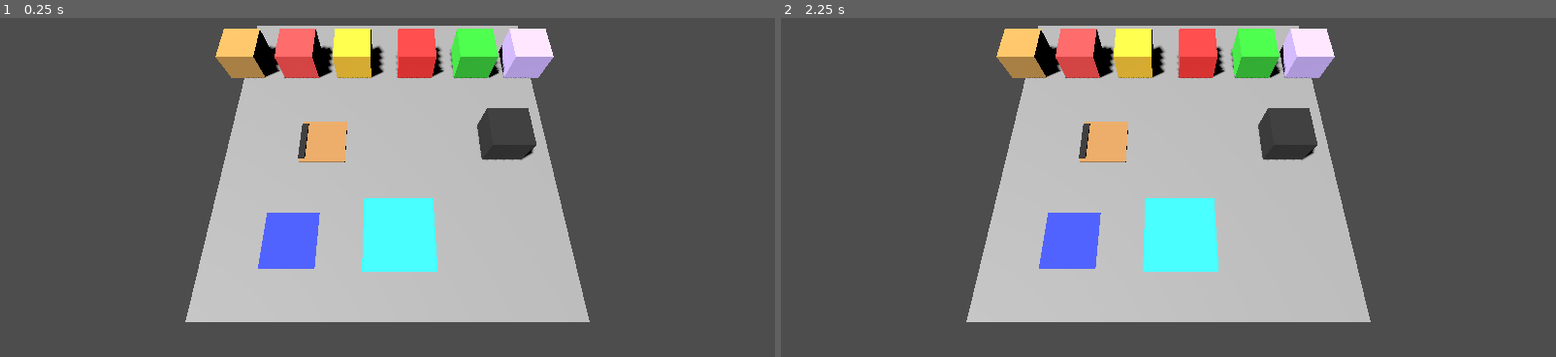
Above: before the commit, frames 1-2 (left to right).
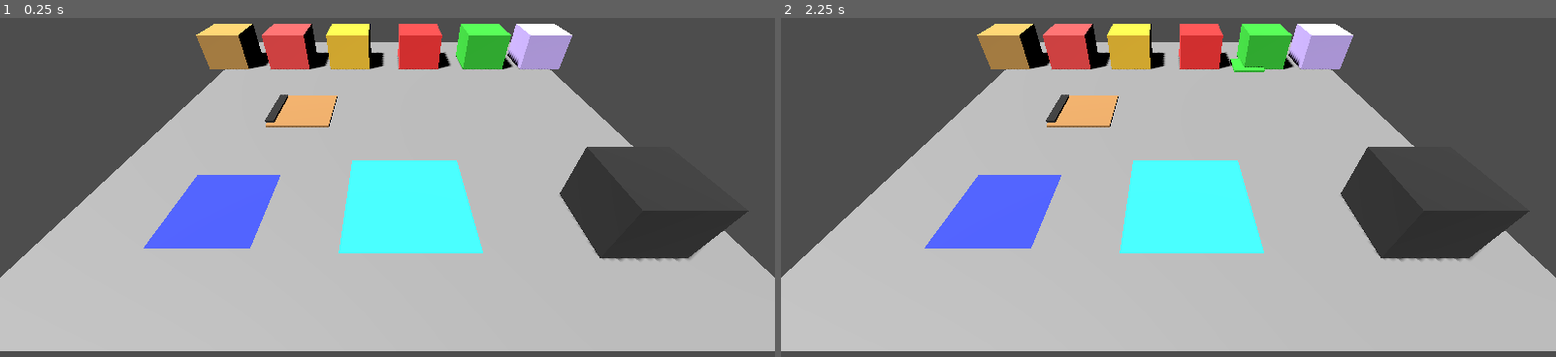
Above: after the commit, the same moments.

Repository: arthur-mdn/Godot-Burger-Maker
Game: Godot game, scene res://Scenes/main.tscn
The game is run twice, just before and just after one commit, with the same random seed, the same clock (stepped at 60 frames per second) and the same inputs.
Inputs (mouse positions are in pixels of both pictures, inside the frame that each line leads up to):
- Up to frame 1 (0.25 s): no input
- Up to frame 2 (2.25 s): tap Enter at 0.5, 2 s; move the mouse to (1339, 140) at 0.52 s; click (1339, 140) at 0.67 s; tap Space at 1.25 s; move the mouse to (1013, 184) at 1.27 s; click (1013, 184) at 1.42 s; move the mouse to (1246, 65) at 2.02 s; click (1246, 65) at 2.17 s

The runs differ from the first frame. In frame 1, 45% of the frame differs, in the area x 0-100%, y 1-99%; in frame 2, 45%.

Commit message:
Review merge logic

Diff:
--- a/Scenes/main.tscn
+++ b/Scenes/main.tscn
@@ -14,7 +14,7 @@
 script = ExtResource("1_bo1nx")
 
 [node name="Camera3D" type="Camera3D" parent="." unique_id=598334780]
-transform = Transform3D(-4.0461565e-08, -0.9220862, 0.38698462, -1.653925e-08, 0.38698462, 0.9220862, -1, 3.090862e-08, -3.090862e-08, 4.0711193, 8, 0)
+transform = Transform3D(-4.3589253e-08, -0.6523101, 0.7579523, 3.2652425e-09, 0.7579523, 0.6523101, -1, 3.0908605e-08, -3.0908623e-08, 5.985379, 3.5150232, 0)
 current = true
 
 [node name="Light" type="DirectionalLight3D" parent="." unique_id=1074441236]
@@ -58,8 +58,8 @@
 transform = Transform3D(1, 0, 0, 0, 1, 0, 0, 0, 1, -3.1184683, 0, -4.6752715)
 item_type = 5
 
-[node name="Trash" parent="." instance=ExtResource("6_trash")]
-transform = Transform3D(1, 0, 0, 0, 1, 0, 0, 0, 1, 0, 0, -3.5)
+[node name="Trash" parent="." unique_id=1024929892 instance=ExtResource("6_trash")]
+transform = Transform3D(1, 0, 0, 0, 1, 0, 0, 0, 1, 3.301402, 0, -3.5)
 
-[node name="CuttingBoard" parent="." instance=ExtResource("7_cb")]
-transform = Transform3D(1, 0, 0, 0, 1, 0, 0, 0, 1, 0, 0, 2.0)
+[node name="CuttingBoard" parent="." unique_id=1178119326 instance=ExtResource("7_cb")]
+transform = Transform3D(1, 0, 0, 0, 1, 0, 0, 0, 1, 0, 0, 2)
--- a/Scripts/cooking_station.gd
+++ b/Scripts/cooking_station.gd
@@ -31,9 +31,8 @@
 
 		await get_tree().create_timer(3).timeout
 
-		if id != item.cooking_id or item.current_slot != self:
+		if not is_instance_valid(item) or id != item.cooking_id or item.current_slot != self:
 			return
-
 		item.cook_state = item.CookState.BURNT
 		item.visual_cook_state = item.CookState.BURNT
 		item.rebuild_visual()
@@ -47,9 +46,8 @@
 
 	await get_tree().create_timer(5).timeout
 
-	if id != item.cooking_id or item.current_slot != self:
+	if not is_instance_valid(item) or id != item.cooking_id or item.current_slot != self:
 		return
-
 	item.cook_state = item.CookState.COOKED
 	item.visual_cook_state = item.CookState.COOKED
 	item.rebuild_visual()
@@ -57,9 +55,8 @@
 
 	await get_tree().create_timer(3).timeout
 
-	if id != item.cooking_id or item.current_slot != self:
+	if not is_instance_valid(item) or id != item.cooking_id or item.current_slot != self:
 		return
-
 	item.cook_state = item.CookState.BURNT
 	item.visual_cook_state = item.CookState.BURNT
 	item.rebuild_visual()
--- a/Scripts/item.gd
+++ b/Scripts/item.gd
@@ -17,6 +17,9 @@
 var cooking_id = 0
 var is_chopped: bool = false
 
+# Stocke le visual_cook_state du steak mergé pour pouvoir le restituer
+var steak_visual_state = CookState.COOKED
+
 func _ready():
 	add_to_group("item")
 	area.input_event.connect(_on_input_event)
@@ -24,6 +27,7 @@
 	if type == ItemType.STEAK:
 		cook_state = CookState.RAW
 		visual_cook_state = CookState.RAW
+		steak_visual_state = CookState.RAW
 	rebuild_visual()
 
 func _on_input_event(_camera, event, _position, _normal, _shape_idx):
@@ -32,43 +36,75 @@
 	and event.button_index == MOUSE_BUTTON_LEFT:
 		emit_signal("clicked", self)
 
+# ── Règles de merge ───────────────────────────────────────────────────────────
+
+func _is_ready_to_use(item) -> bool:
+	match item.type:
+		ItemType.STEAK:
+			return item.cook_state == CookState.COOKED
+		ItemType.TOMATO, ItemType.ONION:
+			return item.is_chopped
+		_:
+			return true
+
+func _bun_count() -> int:
+	var n = 0
+	for t in stack:
+		if t == ItemType.BUN:
+			n += 1
+	return n
+
 func can_merge(other) -> bool:
-	if is_complete():
+	if not _is_ready_to_use(other):
+		print("MERGE : item non préparé")
 		return false
 
-	var last = stack.back()
-
-	match last:
-		ItemType.BUN:
-			if stack.size() == 1:
-				return other.type == ItemType.STEAK and other.cook_state == CookState.COOKED
+	if other.type == ItemType.BUN:
+		if _bun_count() >= 2:
+			return false
+		if _bun_count() == 1 and not (ItemType.STEAK in stack):
+			return false
+	else:
+		if other.type in stack:
+			print("MERGE : doublon ", other.type)
 			return false
 
-		ItemType.STEAK:
-			if other.type == ItemType.STEAK:
-				return false
-			# TOMATO et ONION doivent être coupés
-			if other.type == ItemType.TOMATO or other.type == ItemType.ONION:
-				return other.is_chopped
-			return true
-
-		ItemType.CHEESE, ItemType.TOMATO, ItemType.SALAD, ItemType.ONION:
-			if other.type == ItemType.STEAK:
-				return false
-			if other.type == ItemType.TOMATO or other.type == ItemType.ONION:
-				return other.is_chopped
-			return true
-
-	return false
+	return true
 
 func merge(other):
-	for t in other.stack:
-		stack.append(t)
+	var t = other.type
+
+	# Récupère le visual_cook_state du steak avant queue_free
+	if t == ItemType.STEAK:
+		steak_visual_state = other.visual_cook_state
+
+	var insert_idx: int
+	match t:
+		ItemType.BUN:
+			if _bun_count() == 0:
+				insert_idx = 0
+			else:
+				insert_idx = stack.size()
+		ItemType.STEAK:
+			if stack.size() > 0 and stack[0] == ItemType.BUN:
+				insert_idx = 1
+			else:
+				insert_idx = 0
+		_:
+			if stack.size() > 0 and stack.back() == ItemType.BUN:
+				insert_idx = stack.size() - 1
+			else:
+				insert_idx = stack.size()
+
+	stack.insert(insert_idx, t)
 	other.queue_free()
 	rebuild_visual()
+
 	print("STACK :", stack)
 	if is_complete():
 		print("✅ BURGER COMPLET !")
+
+# ── Visual ────────────────────────────────────────────────────────────────────
 
 func rebuild_visual():
 	for child in stack_root.get_children():
@@ -88,11 +124,14 @@
 			ItemType.STEAK:
 				mesh.mesh = BoxMesh.new()
 				mesh.scale = Vector3(0.9, 0.2, 0.9)
-				match visual_cook_state:
+				# Utilise steak_visual_state : valide que le steak soit standalone ou mergé
+				var s = visual_cook_state if type == ItemType.STEAK else steak_visual_state
+				match s:
 					CookState.RAW:     mesh.material_override = _mat(Color(1.0, 0.3, 0.3))
 					CookState.COOKING: mesh.material_override = _mat(Color(0.9, 0.25, 0.05))
 					CookState.COOKED:  mesh.material_override = _mat(Color(0.4, 0.2, 0.1))
 					CookState.BURNT:   mesh.material_override = _mat(Color(0.1, 0.1, 0.1))
+					_:                 mesh.material_override = _mat(Color(0.4, 0.2, 0.1))
 
 			ItemType.CHEESE:
 				mesh.mesh = BoxMesh.new()
@@ -101,7 +140,6 @@
 
 			ItemType.TOMATO:
 				mesh.mesh = BoxMesh.new()
-				# Coupée : plus mince et rouge vif
 				mesh.scale = Vector3(0.9, 0.06 if is_chopped else 0.12, 0.9)
 				mesh.material_override = _mat(Color(1.0, 0.1, 0.1) if is_chopped else Color(1.0, 0.2, 0.2))
 
@@ -112,7 +150,6 @@
 
 			ItemType.ONION:
 				mesh.mesh = BoxMesh.new()
-				# Coupé : plus mince et violet plus vif
 				mesh.scale = Vector3(0.9, 0.04 if is_chopped else 0.08, 0.9)
 				mesh.material_override = _mat(Color(0.95, 0.85, 1.0) if is_chopped else Color(0.8, 0.7, 1.0))
 
@@ -125,6 +162,8 @@
 	mat.albedo_color = color
 	return mat
 
+# ── Complétion ────────────────────────────────────────────────────────────────
+
 func is_complete() -> bool:
 	if stack.size() < 3:
 		return false
Not shown: 1 places in Scenes/main.tscn that only renumber resources
